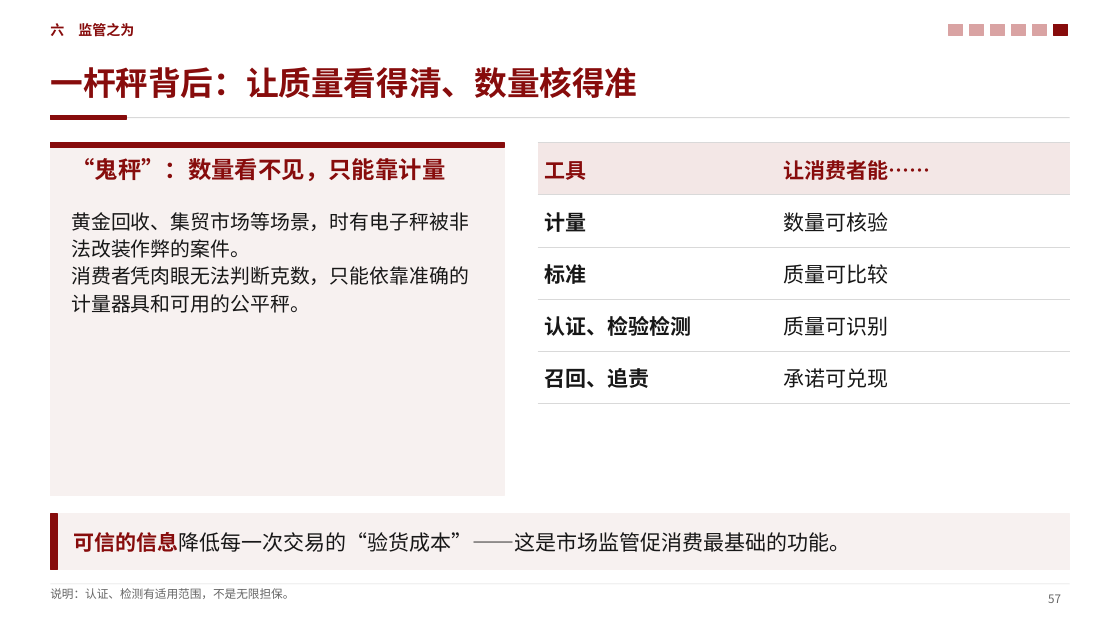
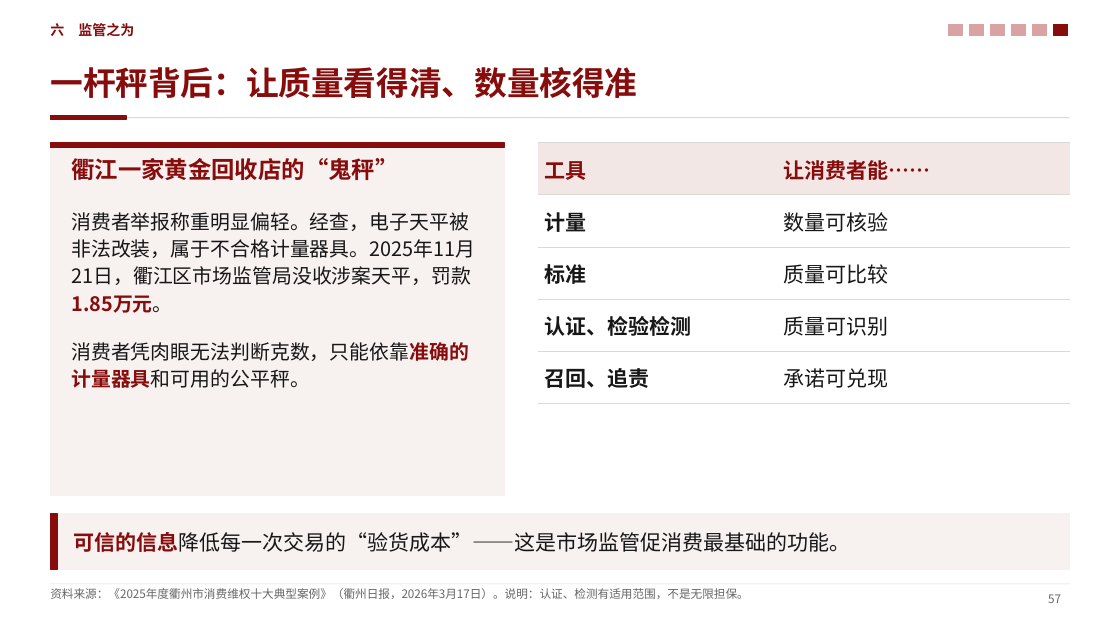
Before and after one commit to zerongwong/zerongwong.github.io, a slide deck: slide 57 of talks/2026-10-consumption-regulation/消费提振视角下的中国宏观经济形势分析_第三稿.pptx. Drawn at 1120x630 pixels with LibreOffice and Linux fonts; fonts in the diff are those of the drawing. Boxes give left, top, right and bottom in pixels: in the first picture for what was removed or moved away, otherwise in the second. Text is boxed around its words. In the diff, an @@ line names an element or a change of style, - is before the commit and + after.

```diff
--- a/talks/2026-10-consumption-regulation/消费提振视角下的中国宏观经济形势分析_第三稿.pptx
+++ b/talks/2026-10-consumption-regulation/消费提振视角下的中国宏观经济形势分析_第三稿.pptx
@@ text at (71,158,398,180): text changed @@
-“鬼秤”：数量看不见，只能靠计量
+衢江一家黄金回收店的“鬼秤”
@@ text at (71,212,475,388): text changed @@
-黄金回收、集贸市场等场景，时有电子秤被非法改装作弊的案件。
-消费者凭肉眼无法判断克数，只能依靠准确的计量器具和可用的公平秤。
+消费者举报称重明显偏轻。经查，电子天平被非法改装，属于不合格计量器具。2025年11月21日，衢江区市场监管局没收涉案天平，罚款1.85万元。
+消费者凭肉眼无法判断克数，只能依靠准确的计量器具和可用的公平秤。
@@ text at (50,588,748,599): text changed @@
-说明：认证、检测有适用范围，不是无限担保。
+资料来源：《2025年度衢州市消费维权十大典型案例》（衢州日报，2026年3月17日）。说明：认证、检测有适用范围，不是无限担保。
```
Also in this commit, not shown: 5 other slides changed, 7 other files.
